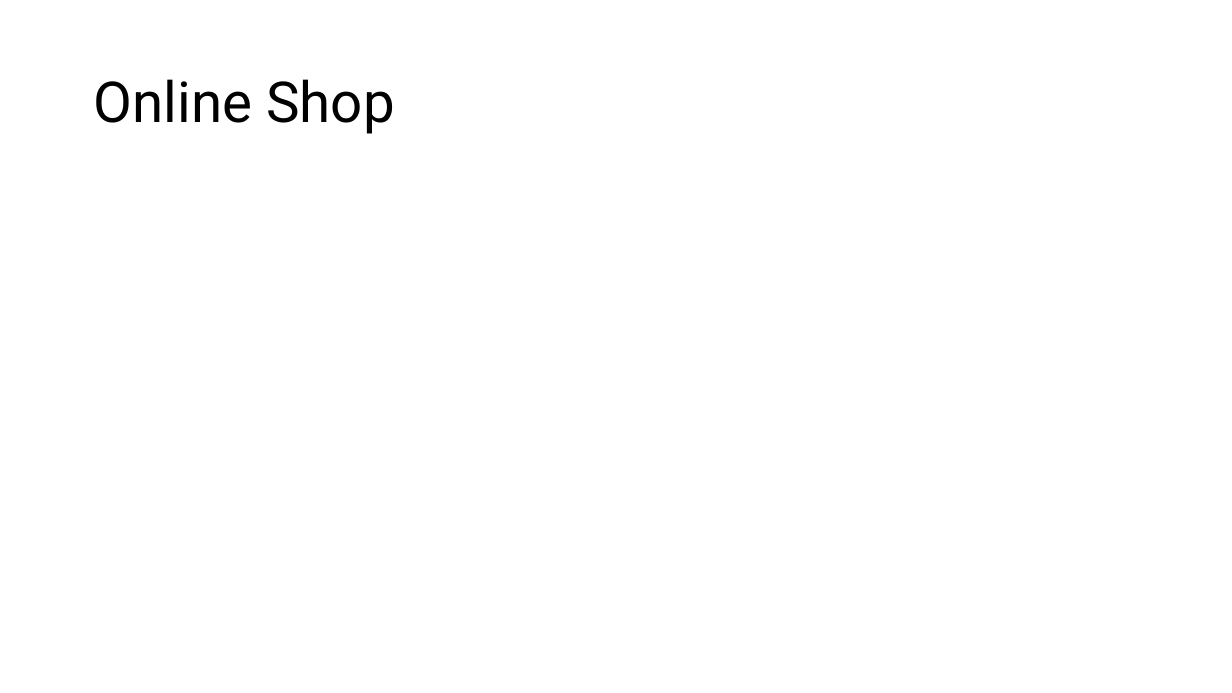
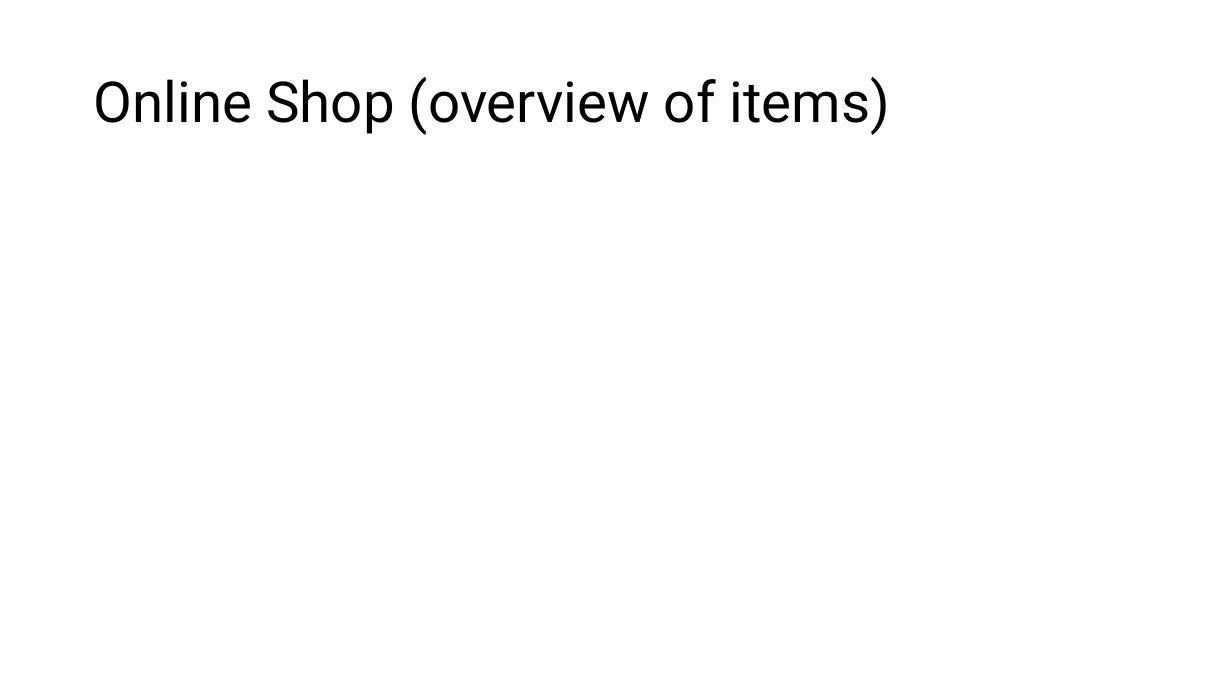
Before and after one commit to programmer647/Coursework, a slide deck: slide 19 of Writeup/Page designs.pptx. Drawn at 1232x693 pixels with LibreOffice and Linux fonts; fonts in the diff are those of the drawing. Boxes give left, top, right and bottom in pixels: in the first picture for what was removed or moved away, otherwise in the second. Text is boxed around its words. In the diff, an @@ line names an element or a change of style, - is before the commit and + after.

Commit message:
shop page

```diff
--- a/Writeup/Page designs.pptx
+++ b/Writeup/Page designs.pptx
@@ title at <box>94,77,890,135</box>: text changed @@
-Online Shop
+Online Shop (overview of items)
```
Also in this commit, not shown: 1 slide added, 9 other files.
